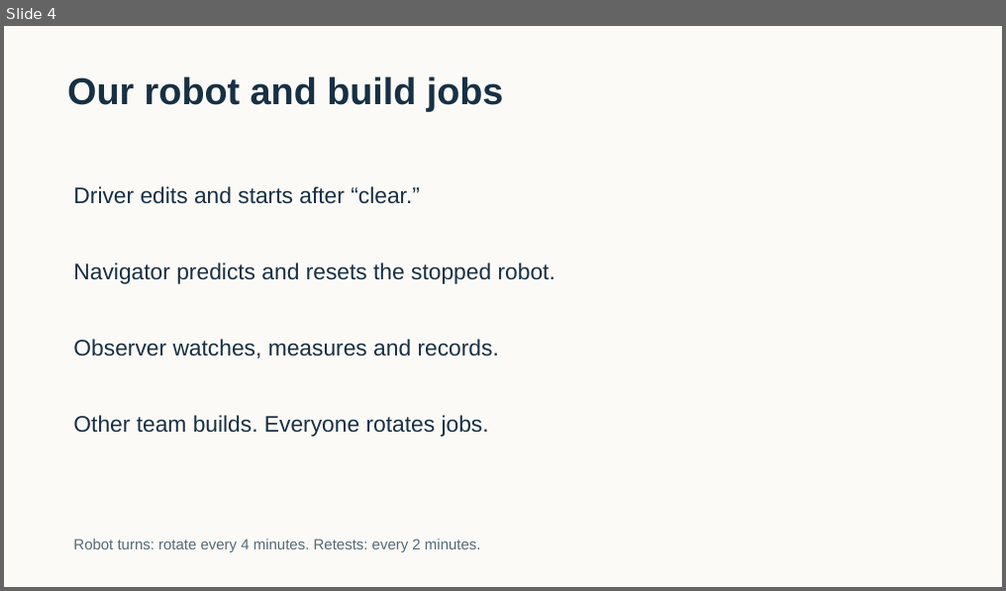
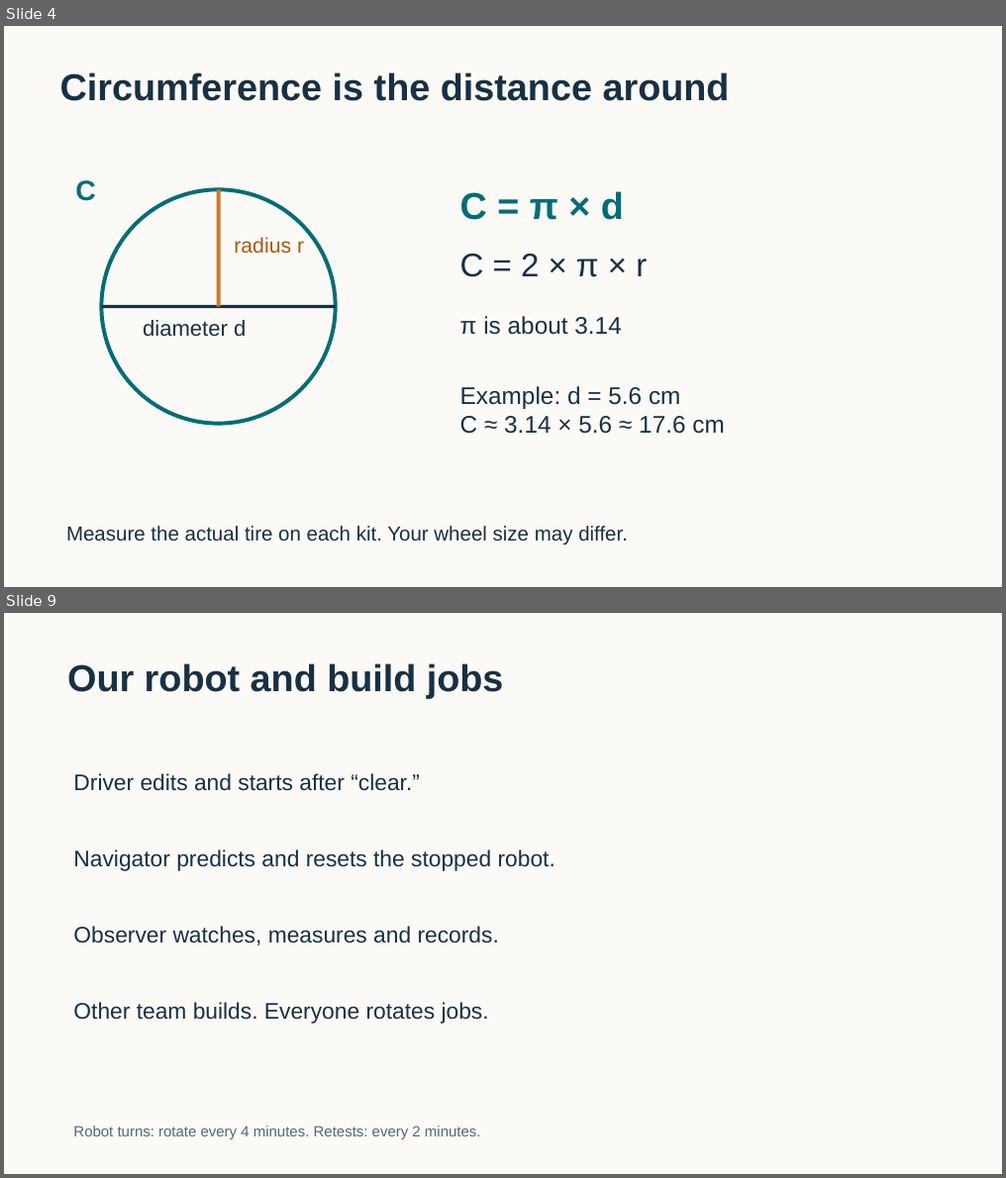
Before and after one commit to FRC999/YMCA-SPIKE-education, a slide deck: 03_Presentations/W02_delivery.pptx. Shown one above the other, each under a label of ours: slide 4 before the commit, slides 4 and 9 after it; the slides between them are not shown. The pictures are 1006x591 and 1006x1178 pixels, drawn with LibreOffice and Linux fonts; fonts in the diff are those of the drawing. Boxes give left, top, right and bottom in pixels: in the first picture for what was removed or moved away, otherwise in the second. Text is boxed around its words. In the diff, an @@ line names an element or a change of style, - is before the commit and + after.

Commit message:
Explain motors and wheel distance in Session 2 with complete teaching packet

```diff
--- a/03_Presentations/W02_delivery.pptx
+++ b/03_Presentations/W02_delivery.pptx
@@ slide 4 added at (4,26,1002,587), background #FBFAF6 @@
@@ text added at (60,73,730,101), 36 pt, text #173044, bold @@
+Circumference is the distance around
@@ text added at (75,180,95,201), 27 pt, text #006E75, bold @@
+C
@@ ellipse added at (101,190,335,424), outline #006E75 3.75 pt @@
@@ line added from (218, 190) to (218, 307), #D07A21 3.75 pt @@
@@ text added at (460,191,624,220), 36 pt, text #006E75, bold @@
+C = π × d
@@ text added at (234,237,304,254), 20.2 pt, text #A75A0B @@
+radius r
@@ text added at (460,254,647,277), 31.5 pt, text #173044 @@
+C = 2 × π × r
@@ line added from (101, 307) to (336, 307), #173044 3 pt @@
@@ text added at (143,320,246,337), 21 pt, text #173044 @@
+diameter d
@@ text added at (460,316,621,335), 23.2 pt, text #173044 @@
+π is about 3.14
@@ text added at (460,386,724,434), 23.2 pt, text #173044 @@
+Example: d = 5.6 cm
+C ≈ 3.14 × 5.6 ≈ 17.6 cm
@@ text added at (66,526,628,546), 19.5 pt, text #173044 @@
+Measure the actual tire on each kit. Your wheel size may differ.
@@ what was slide 4 is now slide 9 @@
```
Also in this commit, not shown: 4 slides changed, 5 other slides added, 1 slide removed, 31 other files.
